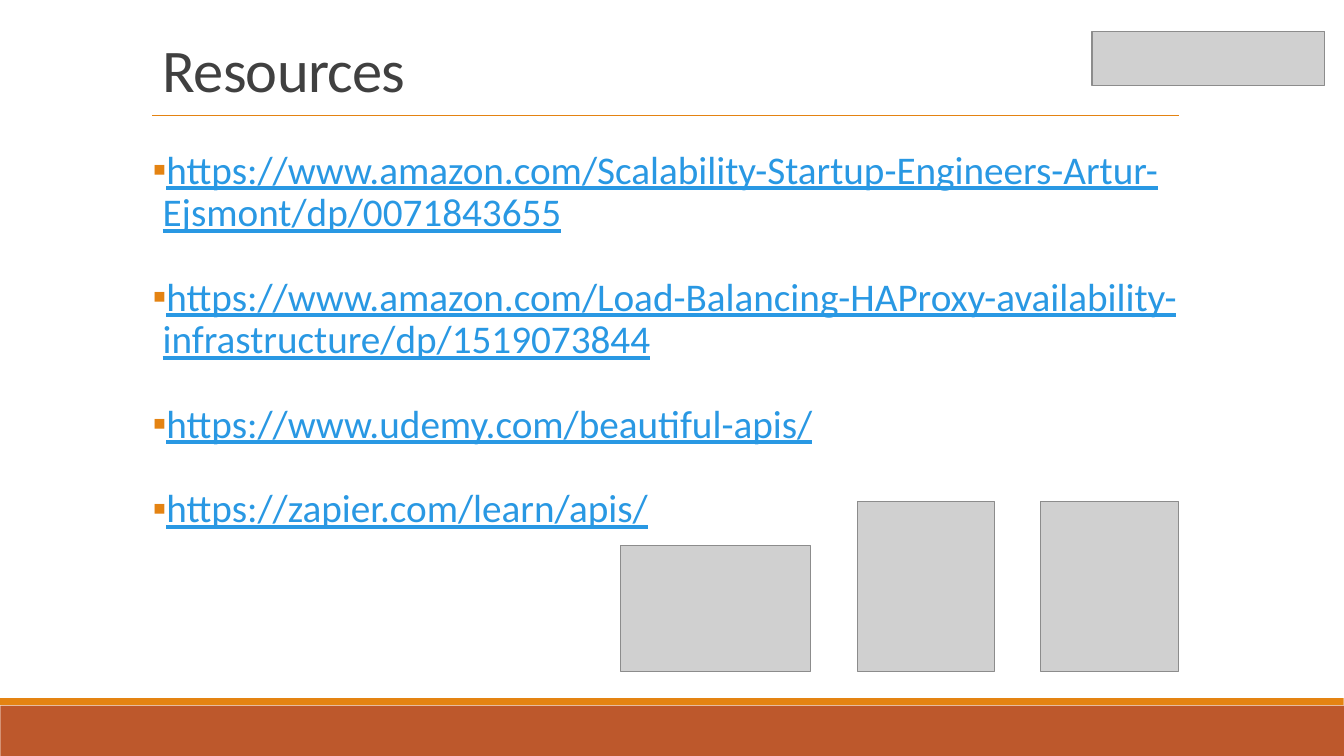
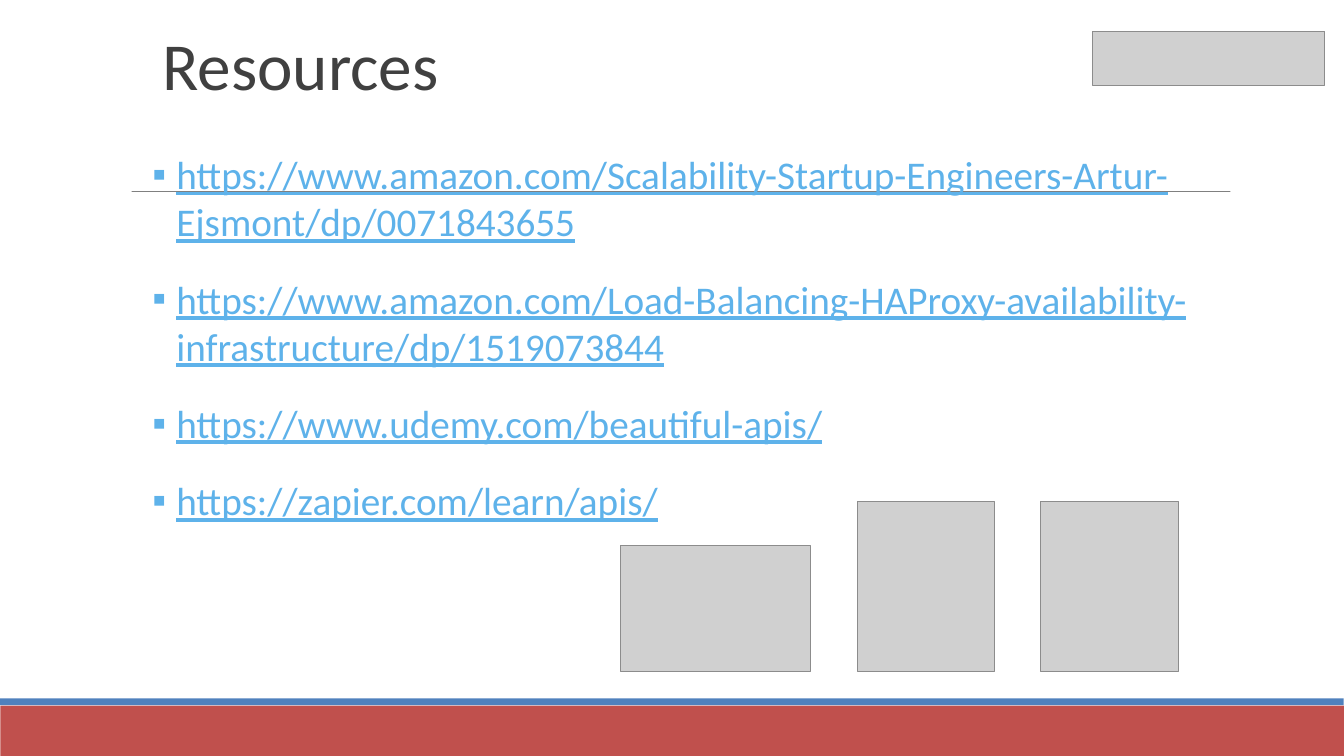
Before and after one commit to Saint-Louis-Full-Stack-Web-Development/presentations, a slide deck: slide 24 of meetup_20180214---FULL_STACK v1.pptx (slide 23 before the commit). Drawn at 1344x756 pixels with LibreOffice and Linux fonts; fonts in the diff are those of the drawing; grey boxes stand for pictures. Boxes give left, top, right and bottom in pixels: in the first picture for what was removed or moved away, otherwise in the second. Text is boxed around its words. In the diff, an @@ line names an element or a change of style, - is before the commit and + after.

```diff
--- a/meetup_20180214---FULL_STACK v1.pptx
+++ b/meetup_20180214---FULL_STACK v1.pptx
@@ text "Resources" at [162,47,438,91]: size 43.2 to 48 pt, letter spacing -0.5 to 0 pt @@
@@ line removed from (152, 116) to (1179, 116) @@
@@ text "https://www.amazon.com/Scalability-Startup-Engineers-Artur-E ..." at [176,162,1186,522]: text colour #2998E3 to #5EB2EA; indent changed; line spacing 0.9 to 1; less space between paragraphs @@
@@ line added from (132, 192) to (1231, 192), #808080 0.51 pt @@
@@ rectangle at [0,706,1344,756]: fill #BD582C to #C0504D @@
@@ rectangle at [0,699,1344,706]: fill #E48312 to #4F81BD @@
```
Also in this commit, not shown: 21 other slides changed, 3 slides added, 2 slides removed.
